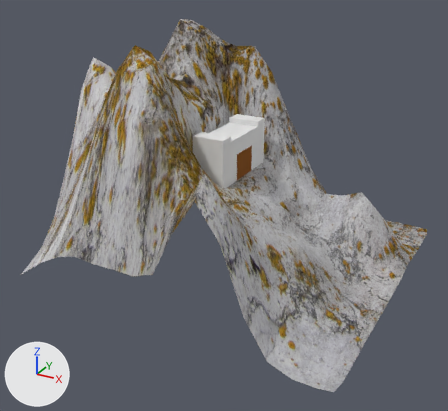
The Blender file 00-filestructure/01-Models/SD-Berg.blend, before and after one commit.
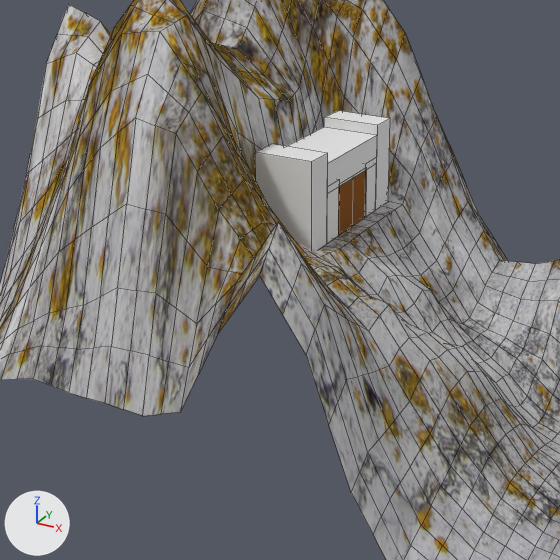
Each version is shown whole from a 50 mm camera at (12.26, -24.16, 14.54) aimed at (-0.29, -1.32, 3.13), then close up on the part from 13% to 79% of the width and 13% to 86% of the height. Lighting does not change. The marker at lower left points along +X, +Y and +Z. The close-ups show mesh edges as thin lines.

The older version as bpy lines, for what is in view:
```python
ob_cube_001 = bpy.data.objects.new('Cube.001', me_cube_001)
ob_cube_001.location = (0.0, 4.5, 3.0)
ob_cube_001.scale = (2.0, 1.0, 3.0)
ob_cube_002 = bpy.data.objects.new('Cube.002', me_cube_002)
ob_cube_002.location = (0.0, 0.0, 4.359)
ob_cube_002.scale = (2.0, 3.5, 1.0)
ob_cube_003 = bpy.data.objects.new('Cube.003', me_cube_003)
ob_cube_003.location = (0.981, -2.68, 1.909)
ob_cube_003.scale = (1.0, 0.838, 1.91)
ob_cube_004 = bpy.data.objects.new('Cube.004', me_cube_004)
ob_cube_004.location = (0.981, 2.68, 1.909)
ob_cube_004.scale = (1.0, 0.838, 1.91)
ob_plane = bpy.data.objects.new('Plane', me_plane)
ob_plane.location = (0.0, 0.0, 0.0)
ob_plane.scale = (7.75, 7.75, 7.75)
ob_plane_001 = bpy.data.objects.new('Plane.001', me_plane_003)
ob_plane_001.location = (-1.996, 0.0, 2.014)
ob_plane_001.rotation_euler = (0.0, 1.571, 0.0)  # degrees (0, 90, 0)
ob_plane_001.scale = (2.0, 3.5, 3.51)
ob_schloss = bpy.data.objects.new('Schloss', None)
ob_schloss.location = (-0.15, -1.01, 4.64)
ob_schloss.scale = (0.36, 0.36, 0.36)
ob_tür_links = bpy.data.objects.new('Tür links', me_plane_002)
ob_tür_links.location = (1.985, -0.987, 1.761)
ob_tür_links.rotation_euler = (0.0, 1.571, 0.0)  # degrees (0, 90, 0)
ob_tür_links.scale = (1.75, 1.0, 1.91)
ob_tür_rechts = bpy.data.objects.new('Tür rechts', me_plane_001)
ob_tür_rechts.location = (1.985, 0.987, 1.761)
ob_tür_rechts.rotation_euler = (0.0, 1.571, 0.0)  # degrees (0, 90, 0)
ob_tür_rechts.scale = (1.75, 1.0, 1.91)
```
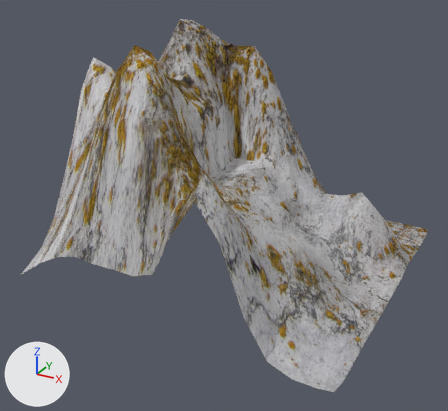
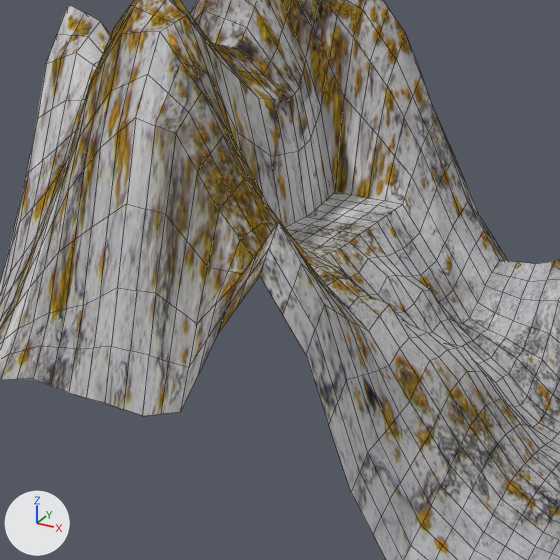
Commit message: Schloss aus Berg gelöscht

What differs and where, as boxes [x1, y1, x2, y2] in the close-ups (560 x 560 px):
```json
{"object": "Schloss", "change": "deleted", "before": [255, 111, 390, 250]}
```

Scene script edits in JSON lines:
```json
{"op": "remove", "block": "ob_schloss", "code": ["ob_schloss = bpy.data.objects.new('Schloss', None)", "ob_schloss.location = (-0.15, -1.01, 4.64)", "ob_schloss.scale = (0.36, 0.36, 0.36)", "ob_schloss.show_instancer_for_render = False", "ob_schloss.instance_type = 'COLLECTION'", "ob_schloss.instance_collection = col_schloss"]}
{"op": "remove", "block": "ob_tür_links", "code": ["ob_tür_links = bpy.data.objects.new('Tür links', me_plane_002)", "ob_tür_links.location = (1.985, -0.987, 1.761)", "ob_tür_links.rotation_euler = (0.0, 1.571, 0.0)  # degrees (0, 90, 0)", "ob_tür_links.scale = (1.75, 1.0, 1.91)"]}
{"op": "remove", "block": "ob_tür_rechts", "code": ["ob_tür_rechts = bpy.data.objects.new('Tür rechts', me_plane_001)", "ob_tür_rechts.location = (1.985, 0.987, 1.761)", "ob_tür_rechts.rotation_euler = (0.0, 1.571, 0.0)  # degrees (0, 90, 0)", "ob_tür_rechts.scale = (1.75, 1.0, 1.91)"]}
{"op": "remove", "block": "ob_cube_004", "code": ["ob_cube_004 = bpy.data.objects.new('Cube.004', me_cube_004)", "ob_cube_004.location = (0.981, 2.68, 1.909)", "ob_cube_004.scale = (1.0, 0.838, 1.91)"]}
{"op": "remove", "block": "ob_cube_003", "code": ["ob_cube_003 = bpy.data.objects.new('Cube.003', me_cube_003)", "ob_cube_003.location = (0.981, -2.68, 1.909)", "ob_cube_003.scale = (1.0, 0.838, 1.91)"]}
{"op": "remove", "block": "ob_plane_001", "code": ["ob_plane_001 = bpy.data.objects.new('Plane.001', me_plane_003)", "ob_plane_001.location = (-1.996, 0.0, 2.014)", "ob_plane_001.rotation_euler = (0.0, 1.571, 0.0)  # degrees (0, 90, 0)", "ob_plane_001.scale = (2.0, 3.5, 3.51)"]}
{"op": "remove", "block": "ob_cube_002", "code": ["ob_cube_002 = bpy.data.objects.new('Cube.002', me_cube_002)", "ob_cube_002.location = (0.0, 0.0, 4.359)", "ob_cube_002.scale = (2.0, 3.5, 1.0)"]}
{"op": "remove", "block": "ob_cube_001", "code": ["ob_cube_001 = bpy.data.objects.new('Cube.001', me_cube_001)", "ob_cube_001.location = (0.0, 4.5, 3.0)", "ob_cube_001.scale = (2.0, 1.0, 3.0)"]}
{"op": "remove", "block": "ob_cube", "code": ["ob_cube = bpy.data.objects.new('Cube', me_cube)", "ob_cube.location = (0.0, -4.5, 3.0)", "ob_cube.scale = (2.0, 1.0, 3.0)"]}
```
